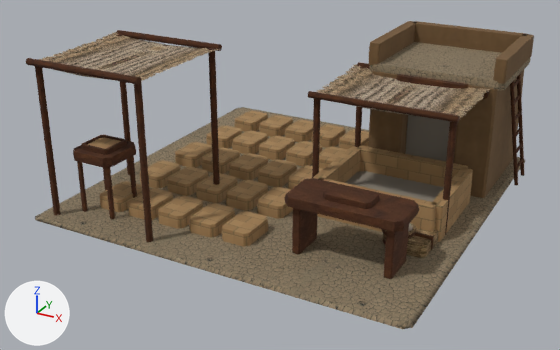
Two versions of the glTF model assets/3d/sumer-buildings/brickyard.glb, one commit apart.
Rendered twice from a camera (50 mm lens) standing at (4.76, -9.26, 4.77) and looking at (-0.08, -0.46, 0.36). Lighting does not change. The marker at lower left points along +X, +Y and +Z. The older version comes first. Vertices at exactly the same position are counted once.

In view in the first picture: 'brickyard-0', 'brickyard-1', 'brickyard-2', 'brickyard-3', 'brickyard-4', 'brickyard-5', 'brickyard-6', 'brickyard-7'.
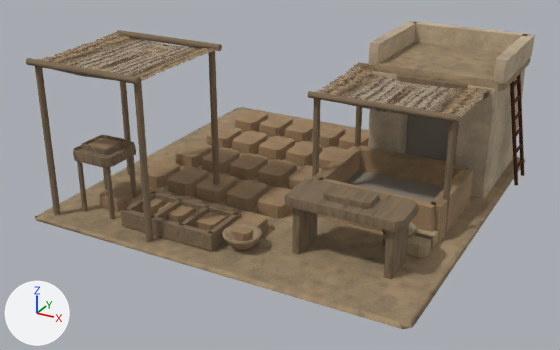
The change, as a diff of the scene's bpy script:
```diff
--- a/assets/3d/sumer-buildings/brickyard.glb.py
+++ b/assets/3d/sumer-buildings/brickyard.glb.py
@@ mat_courtyard_wood @@
+mat_courtyard_wood = bpy.data.materials.new('courtyard-wood')
+# colours: brown #8a755b
+# uses the picture img_assets_3d_textures_courtyard_wood_color_jpg
+# uses the picture img_assets_3d_textures_courtyard_wood_normal_jpg
@@ mat_courtyard_plaster @@
+mat_courtyard_plaster = bpy.data.materials.new('courtyard-plaster')
+# colours: beige #ccb79a
+# uses the picture img_assets_3d_textures_courtyard_plaster_color_jpg
+# uses the picture img_assets_3d_textures_courtyard_plaster_normal_jpg
@@ mat_courtyard_earth @@
+mat_courtyard_earth = bpy.data.materials.new('courtyard-earth')
+# colours: beige #a58d6e
+# uses the picture img_assets_3d_textures_courtyard_earth_color_jpg
+# uses the picture img_assets_3d_textures_courtyard_earth_normal_jpg
@@ me_mesh_0 @@
-me_mesh_0.from_pydata(...)  # 48 vertices, 88 faces; spans x -2.69..2.69, y -2.69..2.69, z 0.0..1.76
+me_mesh_0.from_pydata(...)  # 133 vertices, 242 faces; spans x -2.69..2.69, y -2.69..2.69, z 0.0..1.76
+# me_mesh_0 part 1: a new loose piece of 85 vertices spanning x 0.0..0.5, y -2.28..-1.78, z 0.06..0.26, in mat_courtyard_earth
+# me_mesh_0 part 2: 88 faces spanning x -2.69..2.69, y -2.69..2.69, z 0.0..1.76 switch from mat_alluvial_earth to mat_courtyard_earth
@@ me_mesh_1 @@
-me_mesh_1.from_pydata(...)  # 216 vertices, 396 faces; spans x 0.62..2.58, y 0.83..2.57, z 0.0..2.05
-me_mesh_1.materials.append(mat_warm_clay_plaster)
+me_mesh_1.from_pydata(...)  # 216 vertices, 396 faces; spans x 0.62..2.59, y 0.82..2.57, z 0.0..2.05
+# edits to the shape of me_mesh_1 do not show in these pictures
+me_mesh_1.materials.append(mat_courtyard_plaster)
@@ me_mesh_3 @@
-me_mesh_3.from_pydata(...)  # 772 vertices, 1408 faces; spans x -2.52..2.4, y -2.56..2.63, z 0.0..2.22
+me_mesh_3.from_pydata(...)  # 820 vertices, 1480 faces; spans x -2.52..2.4, y -2.56..2.63, z 0.0..2.22
+# me_mesh_3 part 3: a new loose piece, a box spanning x -1.42..-0.02, y -1.7..-1.62, z 0.07..0.29, in mat_courtyard_wood
+# me_mesh_3 part 4: a new loose piece, a box spanning x -1.42..-0.02, y -2.32..-2.24, z 0.07..0.29, in mat_courtyard_wood
+# me_mesh_3 part 5: a new loose piece, a box spanning x -0.093..-0.027, y -2.285..-1.655, z 0.07..0.29, in mat_courtyard_wood
+# me_mesh_3 part 6: a new loose piece, a box spanning x -0.533..-0.468, y -2.285..-1.655, z 0.07..0.29, in mat_courtyard_wood
+# me_mesh_3 part 7: a new loose piece, a box spanning x -0.973..-0.907, y -2.285..-1.655, z 0.07..0.29, in mat_courtyard_wood
+# me_mesh_3 part 8: a new loose piece, a box spanning x -1.413..-1.347, y -2.285..-1.655, z 0.07..0.29, in mat_courtyard_wood
+# me_mesh_3 part 9: 1408 faces spanning x -2.52..2.4, y -2.56..2.63, z 0.0..2.22 switch from mat_worn_timber to mat_courtyard_wood
```

Boxes (x1, y1, x2, y2) around the edits, measured in the pictures (560 x 350 px):
'brickyard-1', recoloured (lighter): (368, 21, 534, 198) in both
part 1 of me_mesh_0, added (brown): after (222, 224, 263, 251)
part 2 of me_mesh_0, recoloured: (35, 42, 531, 329) in both
part 3 of me_mesh_3, added (brown): after (151, 191, 241, 219)
part 4 of me_mesh_3, added (brown): after (121, 208, 215, 251)
part 5 of me_mesh_3, added: after (208, 213, 238, 248)
part 6 of me_mesh_3, added: after (180, 206, 210, 227)
part 7 of me_mesh_3, added: after (151, 199, 182, 220)
part 8 of me_mesh_3, added: after (123, 192, 155, 213)
part 9 of me_mesh_3, recoloured: (26, 30, 489, 279) in both
